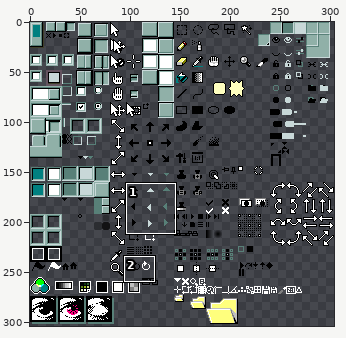
Sprite sheet, stored at Aseprite 95/eggplant/sheet.png. Above, an overview of the earlier version with the close-up marked.
Close-up. The starting point:
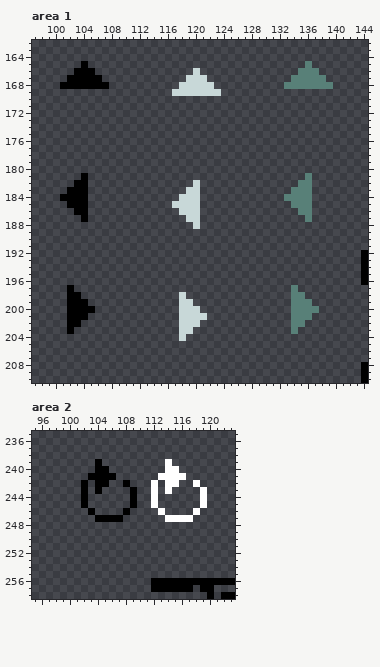
The file is 304x304 pixels. Pixels under 10% opacity are left out. Colours within 5 levels of each other are drawn and written as one. Shown: area 1: x 97..144, y 162..210; area 2: x 95..123, y 235..258.
Now the later version:
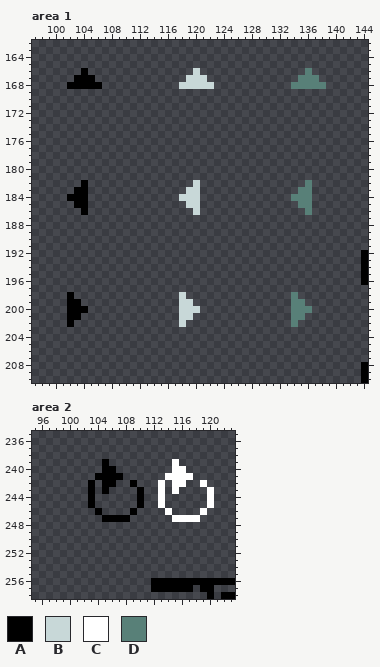
Palette (. is transparent): A #000000  B #c8d8d8  C #ffffff  D #588078
Message: Fix arrow icons
The edit:
--- area 1
@@ x 97..144 @@
 164 ................................................
-165 .......A...............................D........
-166 ......AAA..............B..............DDD.......
-167 .....AAAAA............BBB............DDDDD......
-168 ....AAAAAAA..........BBBBB..........DDDDDDD.....
-169 ....................BBBBBBB.....................
+165 ................................................
+166 .......A...............B...............D........
+167 ......AAA.............BBB.............DDD.......
+168 .....AAAAA...........BBBBB...........DDDDD......
+169 ................................................
 170 ................................................
@@ x 97..144 @@
 180 ................................................
-181 .......A...............................D........
-182 ......AA...............B..............DD........
-183 .....AAA..............BB.............DDD........
-184 ....AAAA.............BBB............DDDD........
-185 .....AAA............BBBB.............DDD........
-186 ......AA.............BBB..............DD........
-187 .......A..............BB...............D........
-188 .......................B........................
+181 ................................................
+182 .......A...............B...............D........
+183 ......AA..............BB..............DD........
+184 .....AAA.............BBB.............DDD........
+185 ......AA..............BB..............DD........
+186 .......A...............B...............D........
+187 ................................................
+188 ................................................
 189 ................................................
@@ x 97..144 @@
 196 ...............................................A
-197 .....A...............................D..........
-198 .....AA..............B...............DD.........
-199 .....AAA.............BB..............DDD........
-200 .....AAAA............BBB.............DDDD.......
-201 .....AAA.............BBBB............DDD........
-202 .....AA..............BBB.............DD.........
-203 .....A...............BB..............D..........
-204 .....................B..........................
+197 ................................................
+198 .....A...............B...............D..........
+199 .....AA..............BB..............DD.........
+200 .....AAA.............BBB.............DDD........
+201 .....AA..............BB..............DD.........
+202 .....A...............B...............D..........
+203 ................................................
+204 ................................................
 205 ................................................
--- area 2
@@ x 95..123 @@
 238 .............................
-239 .........A.........C.........
-240 .........AA........CC........
-241 ........AAAA......CCCC.......
-242 .......A.AA..A...C.CC..C.....
-243 .......A.A....A..C.C....C....
-244 .......A......A..C......C....
-245 .......A......A..C......C....
-246 ........A....A....C....C.....
-247 .........AAAA......CCCC......
+239 ..........A.........C........
+240 ..........AA........CC.......
+241 .........AAAA......CCCC......
+242 ........A.AA..A...C.CC..C....
+243 ........A.A....A..C.C....C...
+244 ........A......A..C......C...
+245 ........A......A..C......C...
+246 .........A....A....C....C....
+247 ..........AAAA......CCCC.....
 248 .............................
